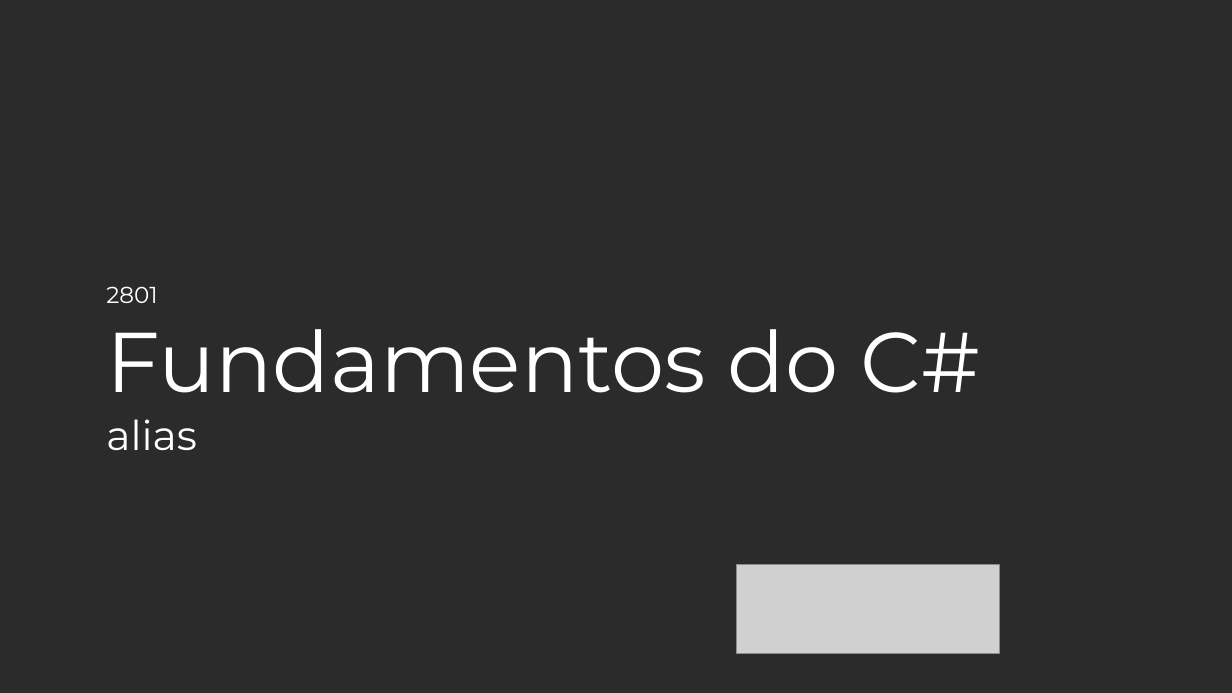
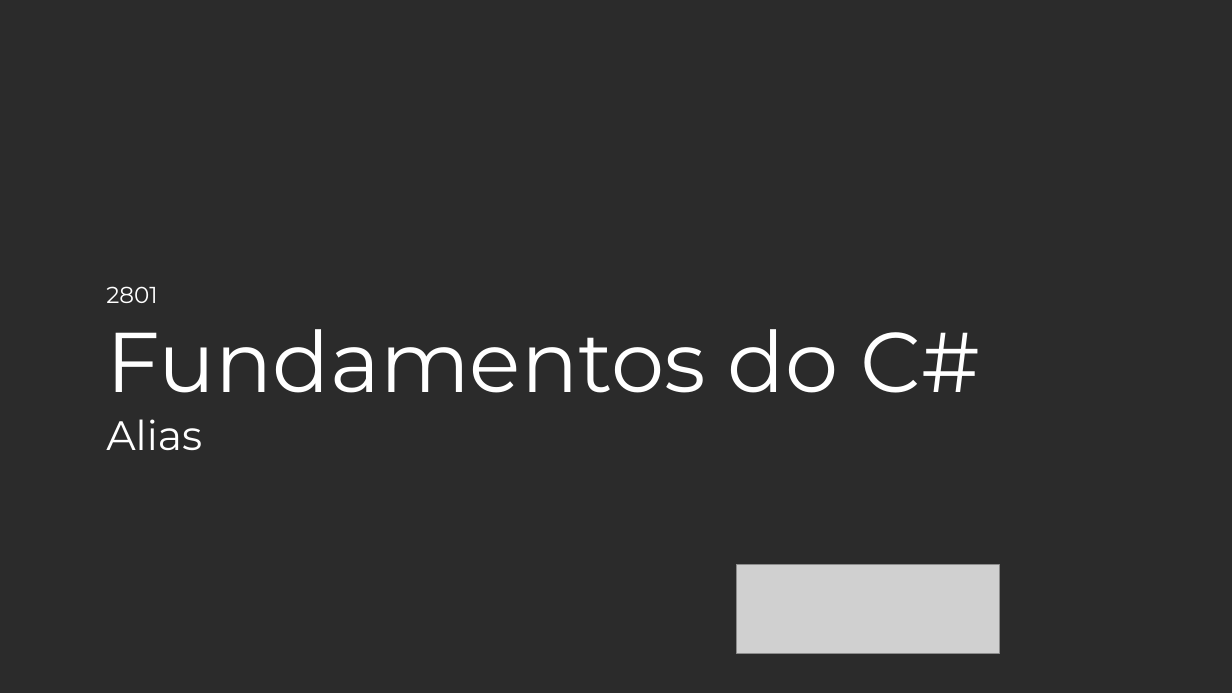
Before and after one commit to balta-io/2801, a slide deck: slide 53 of material-apoio/Modulo 5 - Linguagem de Programacao/2801 - Modulo 5 - Linguagem de Programacao.pptx. Drawn at 1232x693 pixels with LibreOffice and Linux fonts; fonts in the diff are those of the drawing; grey boxes stand for pictures; background and template pictures are left out; a plain dark background stands for a picture behind light text. Boxes give left, top, right and bottom in pixels: in the first picture for what was removed or moved away, otherwise in the second. Text is boxed around its words. In the diff, an @@ line names an element or a change of style, - is before the commit and + after.

```diff
--- a/material-apoio/Modulo 5 - Linguagem de Programacao/2801 - Modulo 5 - Linguagem de Programacao.pptx
+++ b/material-apoio/Modulo 5 - Linguagem de Programacao/2801 - Modulo 5 - Linguagem de Programacao.pptx
@@ text at [106, 419, 202, 450]: text changed @@
-alias
+Alias
```
Also in this commit, not shown: 8 other slides changed, 51 slides added.
